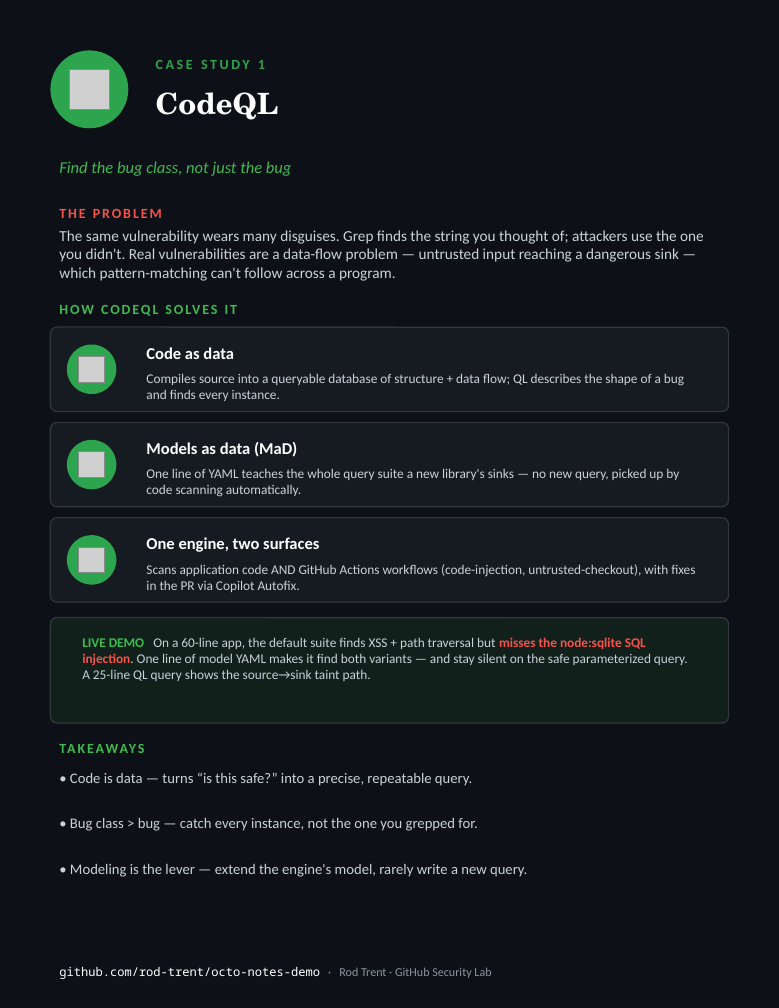
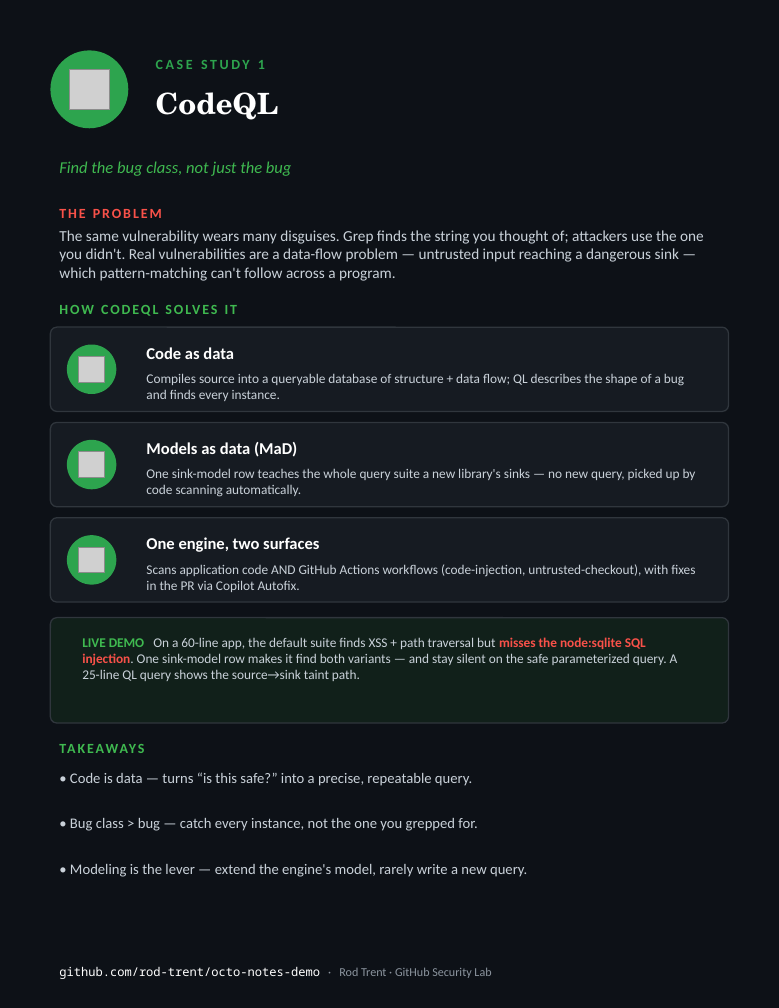
Before and after one commit to rod-trent/GHJ, a slide deck: slide 1 of presentation/One-Pager-Leave-Behind.pptx. Drawn at 779x1008 pixels with LibreOffice and Linux fonts; fonts in the diff are those of the drawing; grey boxes stand for pictures. Boxes give left, top, right and bottom in pixels: in the first picture for what was removed or moved away, otherwise in the second. Text is boxed around its words. In the diff, an @@ line names an element or a change of style, - is before the commit and + after.

```diff
--- a/presentation/One-Pager-Leave-Behind.pptx
+++ b/presentation/One-Pager-Leave-Behind.pptx
@@ text at [146, 468, 696, 497]: text changed @@
-One line of YAML teaches the whole query suite a new library's sinks — no new query, picked up by code scanning automatically.
+One sink-model row teaches the whole query suite a new library's sinks — no new query, picked up by code scanning automatically.
@@ text at [82, 637, 678, 681]: text changed @@
-LIVE DEMO On a 60-line app, the default suite finds XSS + path traversal but misses the node:sqlite SQL injection. One line of model YAML makes it find both variants — and stay silent on the safe parameterized query. A 25-line QL query shows the source→sink taint path.
+LIVE DEMO On a 60-line app, the default suite finds XSS + path traversal but misses the node:sqlite SQL injection. One sink-model row makes it find both variants — and stay silent on the safe parameterized query. A 25-line QL query shows the source→sink taint path.
```
Also in this commit, not shown: 13 other files.
